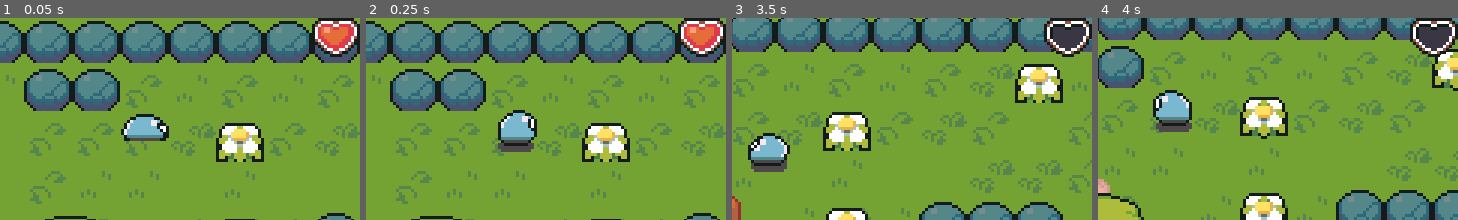
Above: before the commit, frames 1-4 (left to right).
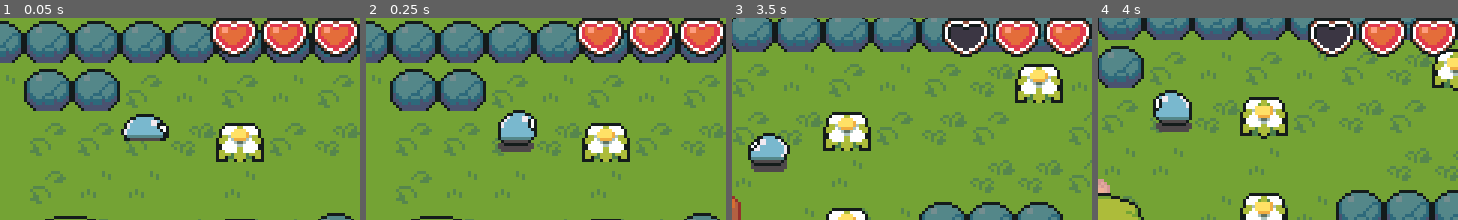
Above: after the commit, the same moments.

Repository: julienserbielle/godot-4-test-arpg-02
Game: Godot game, scene res://scenes/world.tscn
Two runs of this game, one before a commit and one after it. Both use one fixed random seed, a clock stepped at 60 frames per second and the inputs below.
Inputs:
- Up to frame 1 (0.05 s): no input
- Up to frame 2 (0.25 s): no input
- Up to frame 3 (3.5 s): hold Right (ui_right) 0.53-1.28 s; hold Down (ui_down) 1.28-2.03 s; hold Right (ui_right) 2.03-2.78 s; hold Up (ui_up) from 2.78 s (still down)
- Up to frame 4 (4 s): release Up (ui_up) at 3.53 s; hold Left (ui_left) from 3.53 s (still down)
The pictures show only the part of the screen within x 50-100%, y 0-50%; the shares and areas given below are measured in that part.

The runs differ from the first frame. In frame 1, 4.1% of the frame differs, in the area x 58-86%, y 0-20%; in frame 2, 4.1%; in frame 3, 5.1%; in frame 4, 5.1%, in the area x 58-99%, y 0-20%.

Commit message:
ajout d'une invulnérabilité lors du clignottement du personnage après avoir perdu un point de vie

Diff:
--- a/player/player.gd
+++ b/player/player.gd
@@ -9,10 +9,12 @@
 @onready var effects = $Effects
 @onready var hurtTimer = $hurtTimer
 
-@export var maximumHealth = 1
+@export var maximumHealth = 3
 @onready var currentHealth: int = maximumHealth
 
 @export var knockbackPower: int = 500
+
+var isHurt: bool = false
 
 func _ready():
 	effects.play("RESET")
@@ -48,17 +50,20 @@
 
 
 func _on_hurt_box_area_entered(area):
+	if isHurt: return
 	if area.name == "hitBox":
 		currentHealth -= 1
 		if currentHealth < 0:
 			currentHealth = maximumHealth
 
 		healthChanged.emit(currentHealth)
+		isHurt = true
 		knockback(area.get_parent().velocity)
 		effects.play("hurtBlink")
 		hurtTimer.start()
 		await hurtTimer.timeout
 		effects.play("RESET")
+		isHurt = false
 
 func knockback(enemyVelocity):
 	var knockbackDirection = (enemyVelocity - velocity).normalized() * knockbackPower
